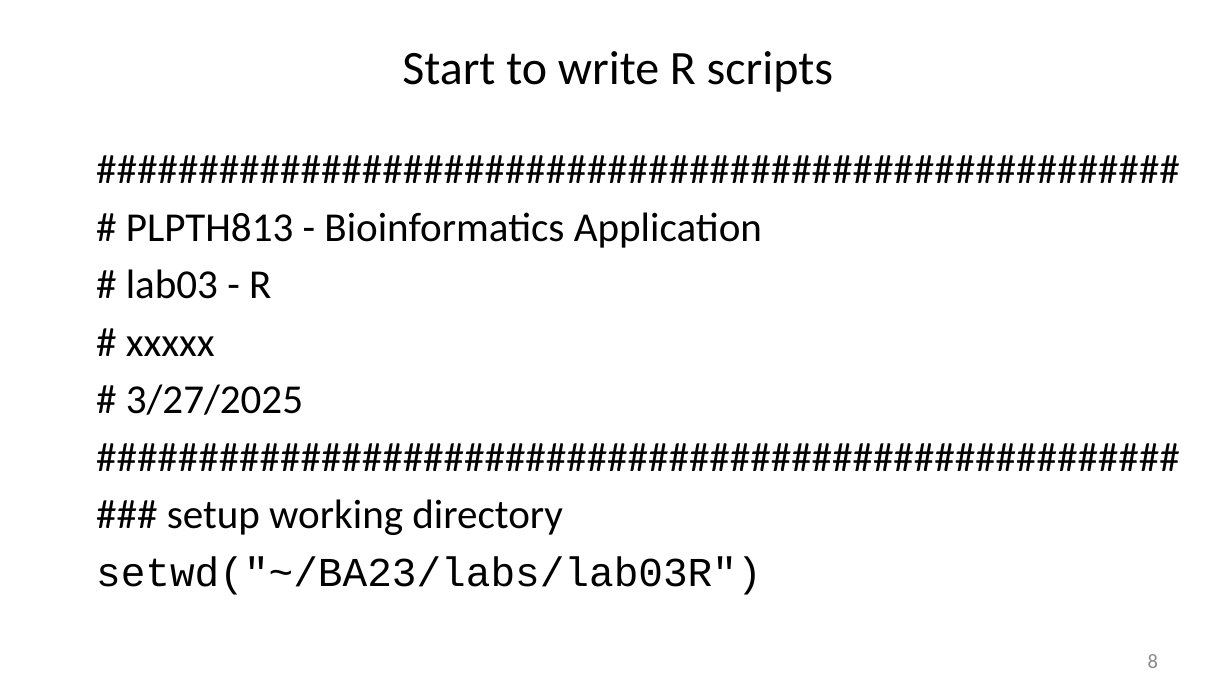
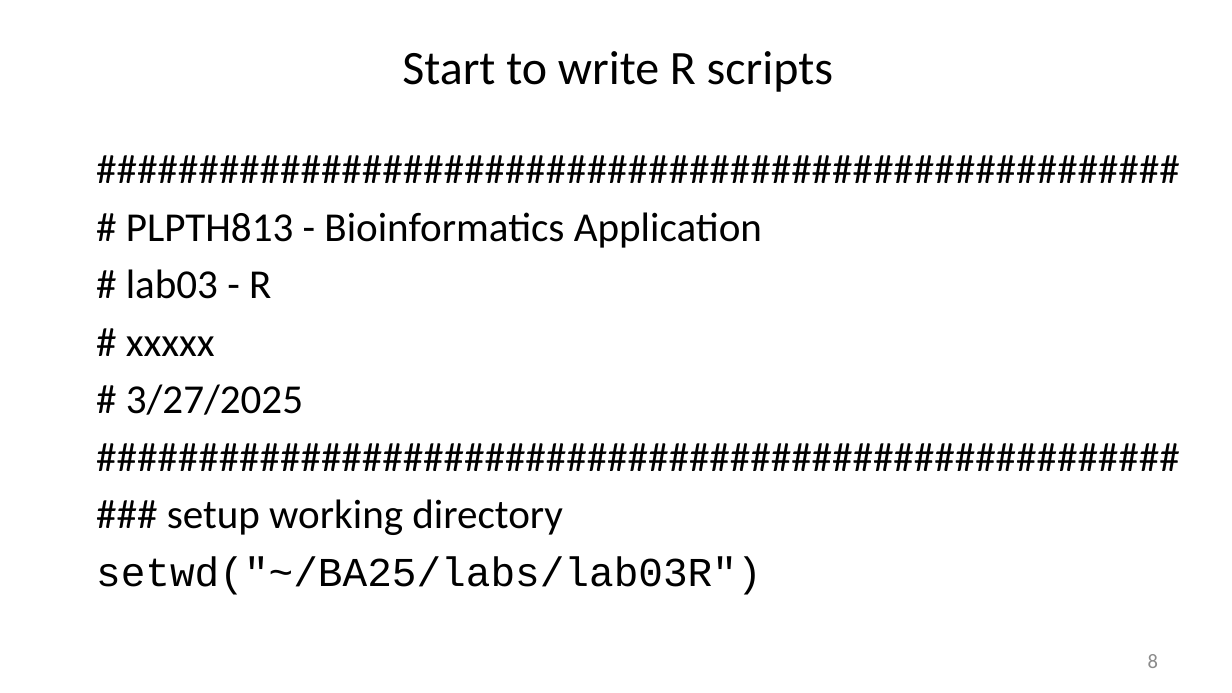
Before and after one commit to liu3zhenlab/teaching, a slide deck: slide 8 of PLPTH813Bioinformatis/2025/2_lab/lab07_R.pptx. Drawn at 1232x693 pixels with LibreOffice and Linux fonts; fonts in the diff are those of the drawing. Boxes give left, top, right and bottom in pixels: in the first picture for what was removed or moved away, otherwise in the second. Text is boxed around its words. In the diff, an @@ line names an element or a change of style, - is before the commit and + after.

```diff
--- a/PLPTH813Bioinformatis/2025/2_lab/lab07_R.pptx
+++ b/PLPTH813Bioinformatis/2025/2_lab/lab07_R.pptx
@@ text at (96,556,762,595): text changed @@
-setwd("~/BA23/labs/lab03R")
+setwd("~/BA25/labs/lab03R")
```
